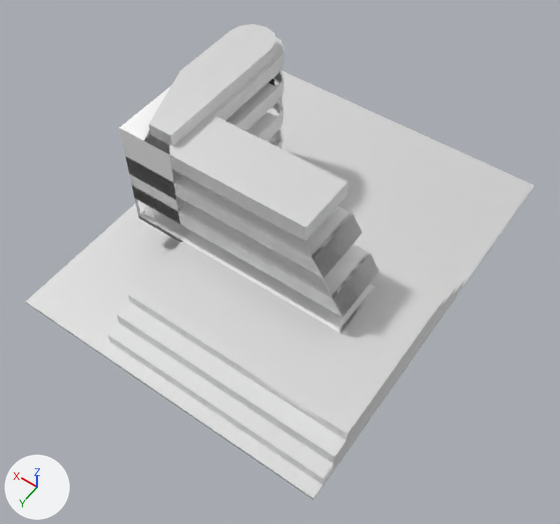
A saved change to the OBJ model assets/models/Library.obj.
Camera for both pictures: a 50 mm camera at (-665.0, 856.0, 905.0) aimed at (-202.0, 208.0, -114.0). Every picture has the same lights, and +X, +Y and +Z are marked at lower left. Where no turn or scale is listed for an object, it has been applied to the vertices.

In view in the first picture: 'Boole.1'.
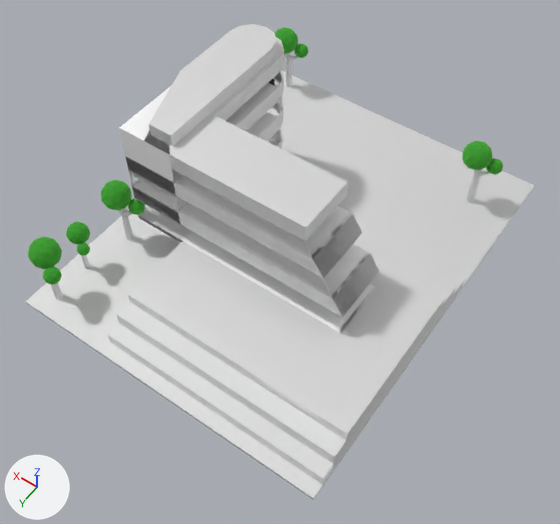
Boxes [x1, y1, x2, y2] around the edits, measured in the pictures (560 x 524 px):
'Icosphere_Icosphere_002', added (green)
    after: [28, 237, 62, 269]
'Icosphere_Icosphere_002_2', added (green)
    after: [101, 180, 132, 211]
'Icosphere_Icosphere_002_3', added (green)
    after: [462, 141, 493, 170]
'Icosphere_Icosphere_002_1', added (green)
    after: [66, 222, 90, 245]
'Icosphere_Icosphere_002_4', added
    after: [275, 27, 298, 54]
'Cylinder_014_3', added
    after: [466, 169, 489, 203]
'Icosphere_001_Icosphere_003', added
    after: [43, 266, 62, 285]
'Cylinder_014_2', added
    after: [119, 208, 134, 241]
'Cylinder_014_4', added
    after: [285, 53, 298, 87]
'Icosphere_001_Icosphere_003_3', added
    after: [486, 158, 503, 175]
'Icosphere_001_Icosphere_003_2', added
    after: [128, 198, 143, 215]
'Icosphere_001_Icosphere_003_4', added
    after: [294, 44, 308, 58]
'Icosphere_001_Icosphere_003_1', added
    after: [77, 243, 90, 256]
'Cylinder_014', added
    after: [51, 283, 63, 300]
'Cylinder_014_1', added
    after: [81, 255, 90, 268]

What changed in the scene script:
```text
Change mat_mat_2:
    mat_mat_2.base_color: (0.08, 0.08, 0.08) -> (0.148, 0.61, 0.106)  # dark grey #505050 -> green #6bcd5c
Add ob_icosphere_icosphere_002_4:
    ob_icosphere_icosphere_002_4 = bpy.data.objects.new('Icosphere_Icosphere_002_4', me_icosphere_icosphere_002_4)  # 74 vertices, 144 faces; spans x 66.6..118.4, y -248.1..-196.5, z -81.8..-29.9; in mat_mat_2 (green #6bcd5c)
    ob_icosphere_icosphere_002_4.location = (0.0, 0.0, 0.0)
Add ob_icosphere_icosphere_002_3:
    ob_icosphere_icosphere_002_3 = bpy.data.objects.new('Icosphere_Icosphere_002_3', me_icosphere_icosphere_002_3)  # 74 vertices, 144 faces; spans x -398.2..-346.3, y -175.3..-123.7, z -81.8..-29.9; in mat_mat_2 (green #6bcd5c)
    ob_icosphere_icosphere_002_3.location = (0.0, 0.0, 0.0)
Add ob_icosphere_icosphere_002_2:
    ob_icosphere_icosphere_002_2 = bpy.data.objects.new('Icosphere_Icosphere_002_2', me_icosphere_icosphere_002_2)  # 74 vertices, 144 faces; spans x 54.8..106.7, y 261.1..312.7, z -85.1..-33.3; in mat_mat_2 (green #6bcd5c)
    ob_icosphere_icosphere_002_2.location = (0.0, 0.0, 0.0)
Add ob_icosphere_icosphere_002_1:
    ob_icosphere_icosphere_002_1 = bpy.data.objects.new('Icosphere_Icosphere_002_1', me_icosphere_icosphere_002_1)  # 74 vertices, 144 faces; spans x 73.8..111.9, y 353.4..391.9, z -103.4..-64.9; in mat_mat_2 (green #6bcd5c)
    ob_icosphere_icosphere_002_1.location = (0.0, 0.0, 0.0)
Add ob_icosphere_icosphere_002:
    ob_icosphere_icosphere_002 = bpy.data.objects.new('Icosphere_Icosphere_002', me_icosphere_icosphere_002)  # 74 vertices, 144 faces; spans x 61.9..113.2, y 419.1..470.9, z -85.1..-33.3; in mat_mat_2 (green #6bcd5c)
    ob_icosphere_icosphere_002.location = (0.0, 0.0, 0.0)
Add ob_icosphere_001_icosphere_003_4:
    ob_icosphere_001_icosphere_003_4 = bpy.data.objects.new('Icosphere_001_Icosphere_003_4', me_icosphere_001_icosphere_003_4)  # 51 vertices, 98 faces; spans x 45.8..75.3, y -248.1..-219.4, z -87.8..-59.3; in mat_mat_2 (green #6bcd5c)
    ob_icosphere_001_icosphere_003_4.location = (0.0, 0.0, 0.0)
Add ob_icosphere_001_icosphere_003_3:
    ob_icosphere_001_icosphere_003_3 = bpy.data.objects.new('Icosphere_001_Icosphere_003_3', me_icosphere_001_icosphere_003_3)  # 51 vertices, 98 faces; spans x -419.0..-389.4, y -175.3..-146.5, z -87.8..-59.3; in mat_mat_2 (green #6bcd5c)
    ob_icosphere_001_icosphere_003_3.location = (0.0, 0.0, 0.0)
Add ob_icosphere_001_icosphere_003_2:
    ob_icosphere_001_icosphere_003_2 = bpy.data.objects.new('Icosphere_001_Icosphere_003_2', me_icosphere_001_icosphere_003_2)  # 51 vertices, 98 faces; spans x 34.1..63.6, y 261.1..289.8, z -91.1..-62.6; in mat_mat_2 (green #6bcd5c)
    ob_icosphere_001_icosphere_003_2.location = (0.0, 0.0, 0.0)
Add ob_icosphere_001_icosphere_003_1:
    ob_icosphere_001_icosphere_003_1 = bpy.data.objects.new('Icosphere_001_Icosphere_003_1', me_icosphere_001_icosphere_003_1)  # 51 vertices, 98 faces; spans x 60.4..81.8, y 375.3..396.8, z -107.9..-86.7; in mat_mat_2 (green #6bcd5c)
    ob_icosphere_001_icosphere_003_1.location = (0.0, 0.0, 0.0)
Add ob_icosphere_001_icosphere_003:
    ob_icosphere_001_icosphere_003 = bpy.data.objects.new('Icosphere_001_Icosphere_003', me_icosphere_001_icosphere_003)  # 51 vertices, 98 faces; spans x 43.8..72.7, y 448.6..477.5, z -91.1..-62.6; in mat_mat_2 (green #6bcd5c)
    ob_icosphere_001_icosphere_003.location = (0.0, 0.0, 0.0)
Add ob_cylinder_014_4:
    ob_cylinder_014_4 = bpy.data.objects.new('Cylinder_014_4', me_cylinder_014_4)  # 60 vertices, 116 faces; spans x 59.8..94.0, y -232.8..-215.1, z -166.6..-52.5; in mat_mat_1 (white #e7e7e7)
    ob_cylinder_014_4.location = (0.0, 0.0, 0.0)
Add ob_cylinder_014_3:
    ob_cylinder_014_3 = bpy.data.objects.new('Cylinder_014_3', me_cylinder_014_3)  # 60 vertices, 116 faces; spans x -404.9..-370.7, y -160.0..-142.2, z -166.6..-52.5; in mat_mat_1 (white #e7e7e7)
    ob_cylinder_014_3.location = (0.0, 0.0, 0.0)
Add ob_cylinder_014_2:
    ob_cylinder_014_2 = bpy.data.objects.new('Cylinder_014_2', me_cylinder_014_2)  # 60 vertices, 116 faces; spans x 48.1..82.3, y 276.4..294.2, z -169.9..-55.9; in mat_mat_1 (white #e7e7e7)
    ob_cylinder_014_2.location = (0.0, 0.0, 0.0)
Add ob_cylinder_014_1:
    ob_cylinder_014_1 = bpy.data.objects.new('Cylinder_014_1', me_cylinder_014_1)  # 60 vertices, 116 faces; spans x 71.9..95.8, y 372.4..387.6, z -166.4..-81.7; in mat_mat_1 (white #e7e7e7)
    ob_cylinder_014_1.location = (0.0, 0.0, 0.0)
Add ob_cylinder_014:
    ob_cylinder_014 = bpy.data.objects.new('Cylinder_014', me_cylinder_014)  # 60 vertices, 116 faces; spans x 59.4..91.5, y 444.6..465.1, z -169.9..-55.9; in mat_mat_1 (white #e7e7e7)
    ob_cylinder_014.location = (0.0, 0.0, 0.0)
```
